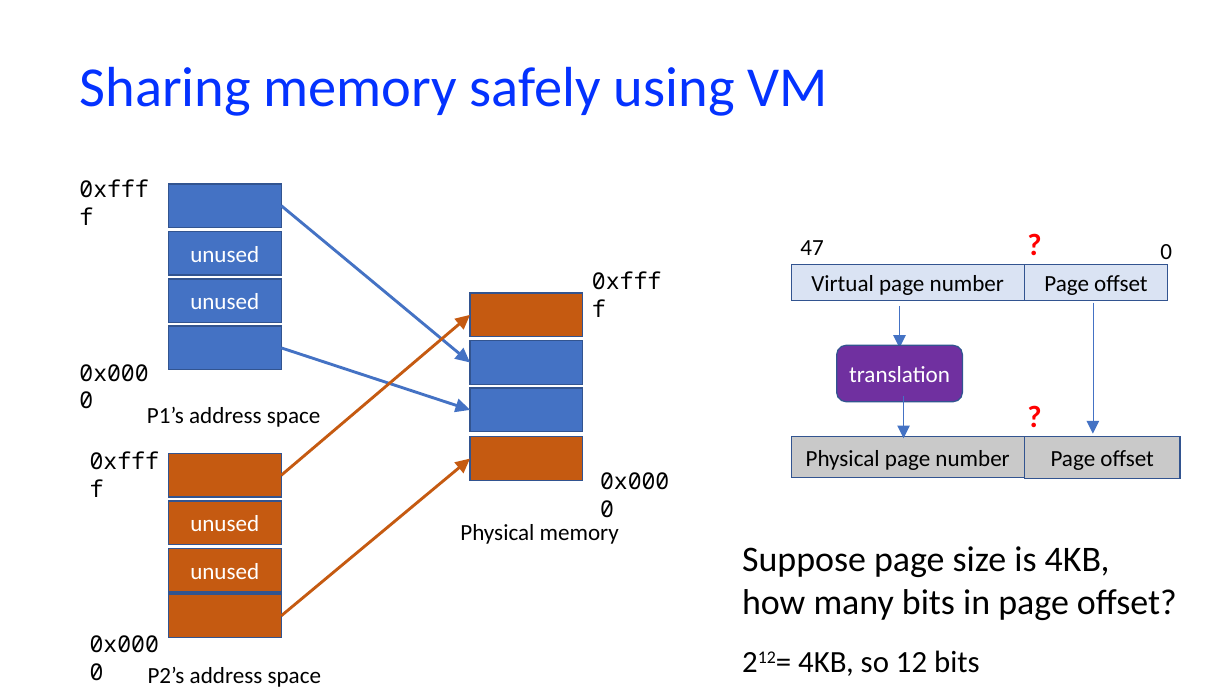
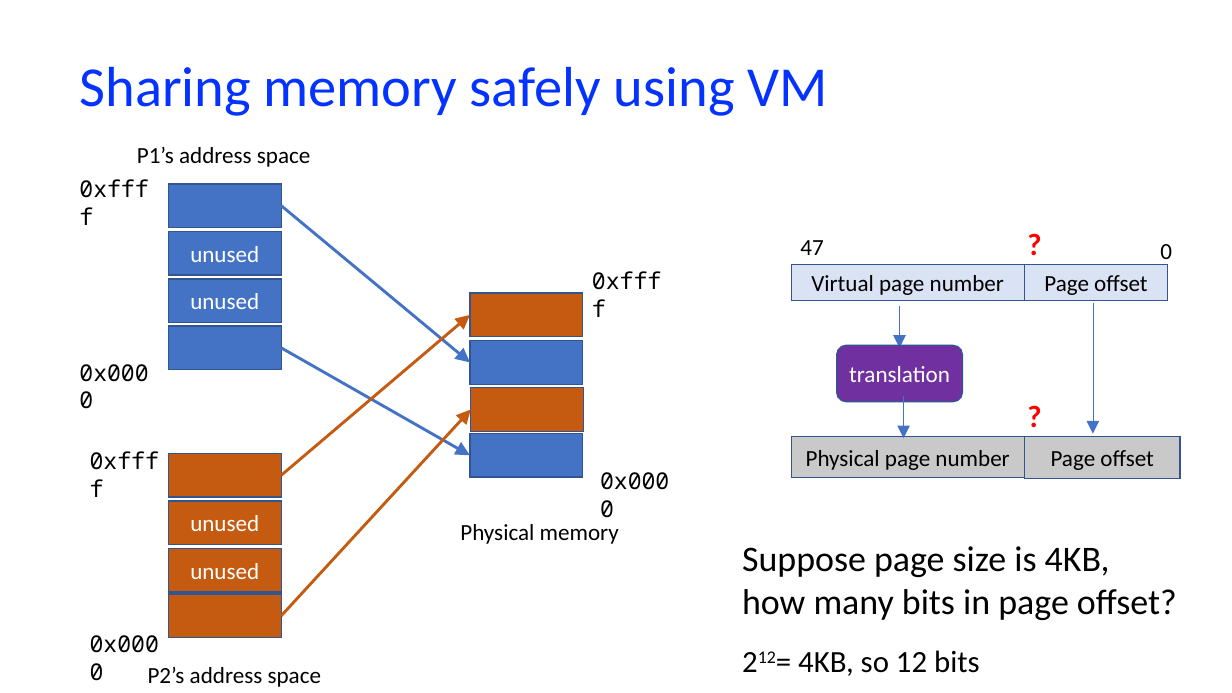
Before and after one commit to NYU-CSO/nyu-cso.github.io, a slide deck: slide 5 of notes/arch-mem2.pptx. Drawn at 1232x693 pixels with LibreOffice and Linux fonts; fonts in the diff are those of the drawing. Boxes give left, top, right and bottom in pixels: in the first picture for what was removed or moved away, otherwise in the second. Text is boxed around its words. In the diff, an @@ line names an element or a change of style, - is before the commit and + after.

```diff
--- a/notes/arch-mem2.pptx
+++ b/notes/arch-mem2.pptx
@@ text "P1’s address space": place and size @@
-text "P1’s address space" at [147,407,320,427]
+text "P1’s address space" at [137,147,310,167]
@@ arrow moved from (281, 348) - (470, 410) to (281, 348) - (470, 456) @@
@@ rectangle: place and size @@
-rectangle at [470,437,583,481]
+rectangle at [471,388,584,432]
@@ arrow moved from (281, 616) - (470, 458) to (281, 616) - (471, 409) @@
@@ rectangle: place and size @@
-rectangle at [470,388,583,432]
+rectangle at [470,433,583,477]
```
Also in this commit, not shown: 1 other slide changed, 1 other file.
